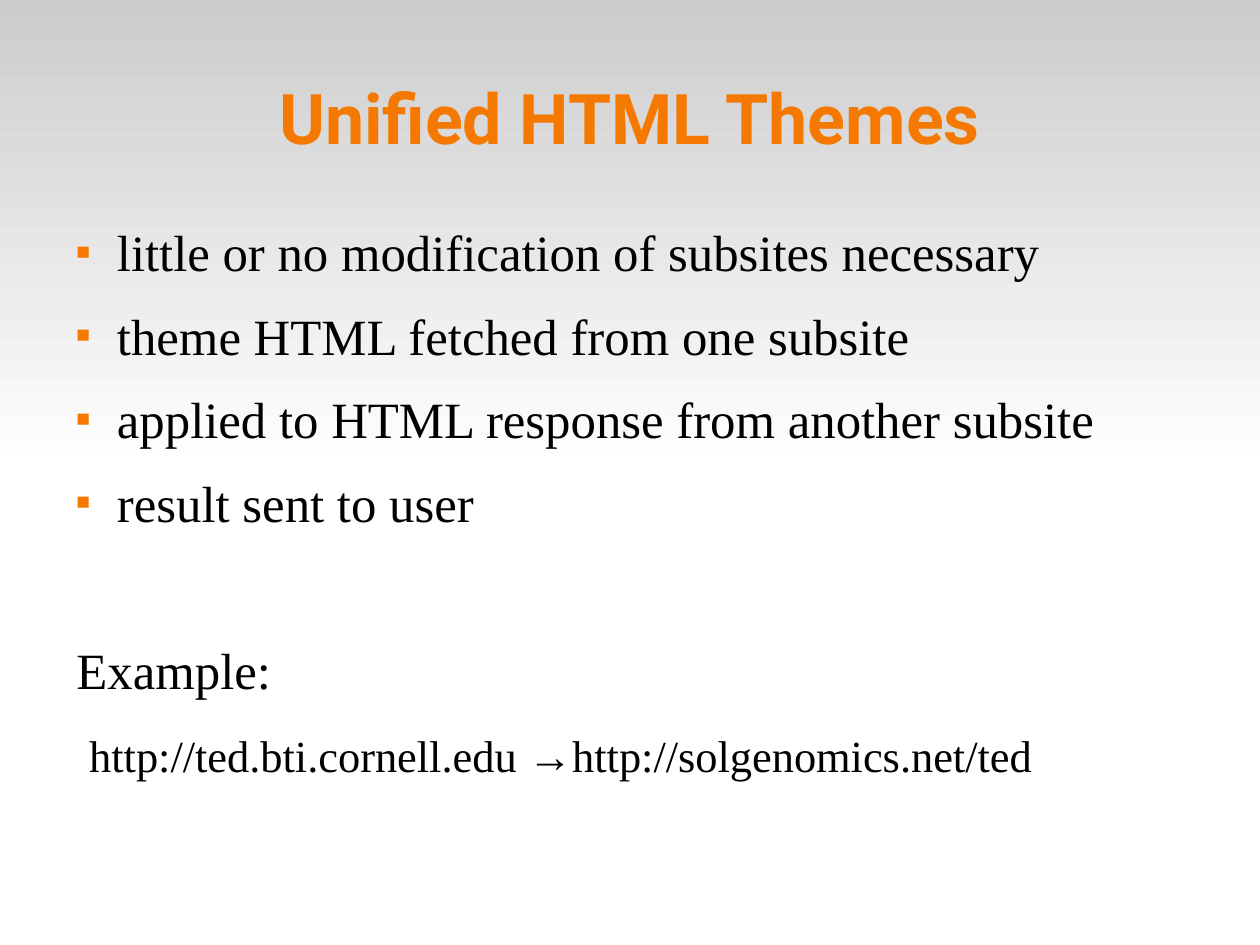
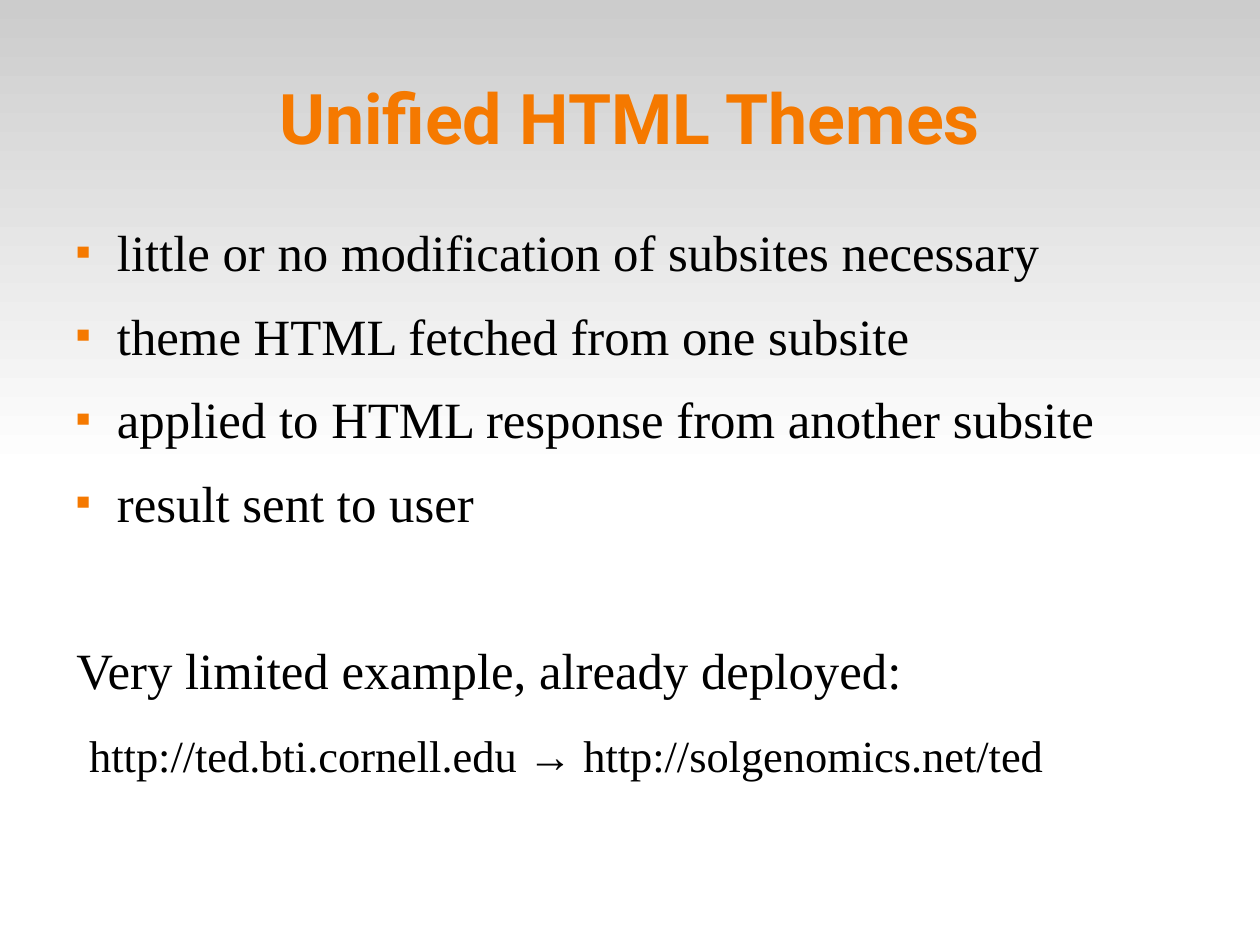
Before and after one commit to solgenomics/Ambikon, a slide deck: slide 14 of doc/presentations/ambikon_intro.odp (slide 13 before the commit). Drawn at 1260x945 pixels with LibreOffice and Linux fonts; fonts in the diff are those of the drawing. Boxes give left, top, right and bottom in pixels: in the first picture for what was removed or moved away, otherwise in the second. Text is boxed around its words. In the diff, an @@ line names an element or a change of style, - is before the commit and + after.

```diff
--- a/doc/presentations/ambikon_intro.odp
+++ b/doc/presentations/ambikon_intro.odp
@@ text at bbox=[76, 653, 1043, 781]: text changed @@
-Example:
-http://ted.bti.cornell.edu →http://solgenomics.net/ted
+Very limited example, already deployed:
+http://ted.bti.cornell.edu → http://solgenomics.net/ted
```
Also in this commit, not shown: 10 other slides changed, 1 slide added, 1 slide removed.
